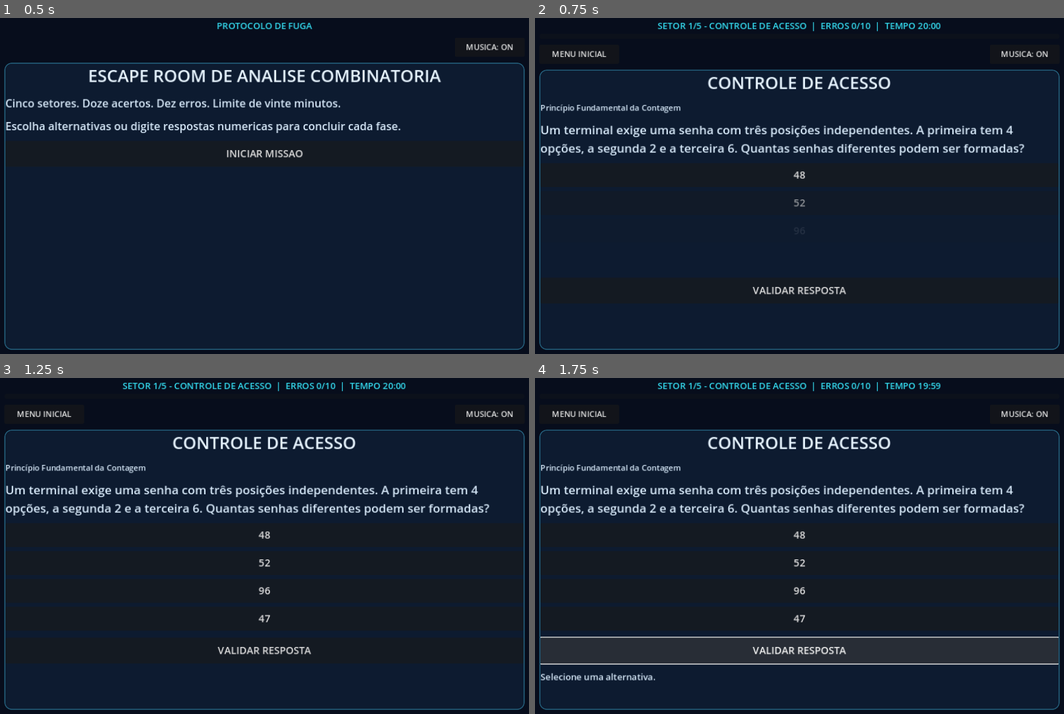
Above: before the commit, frames 1-4 (two rows, left to right).
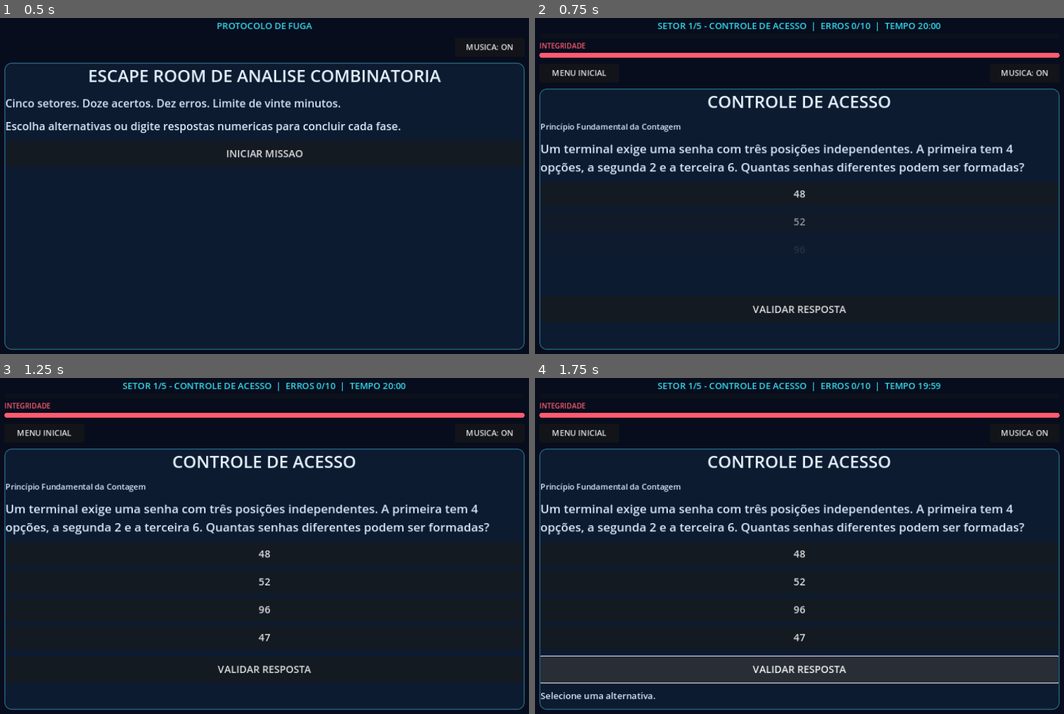
Above: after the commit, the same moments.

Repository: ettoremari/protocolo-de-fuga
Game: Godot game, scene res://main.tscn
Same seed, same stepped clock (60 frames per second), same inputs: the game is played once before the commit and once after it. Video files are missing from this copy of the repository; at most half a second of black plays in their place.
Inputs:
- Up to frame 1 (0.5 s): no input
- Up to frame 2 (0.75 s): click "INICIAR MISSAO" at 0.5 s
- Up to frame 3 (1.25 s): no input
- Up to frame 4 (1.75 s): click "VALIDAR RESPOSTA" at 1.25 s

Frame 1 is identical in both runs. In frame 2, 9.4% of the frame differs, in the area x 0-100%, y 7-88%; in frame 3, 9.5%; in frame 4, 18%, in the area x 0-100%, y 7-96%.

Commit message:
feat: add damage effect to integrity bar
Co-authored-by: copilot-swe-agent[bot] <198982749+Copilot@users.noreply.github.com>

Diff:
--- a/scripts/main.gd
+++ b/scripts/main.gd
@@ -28,6 +28,8 @@
 var header: VBoxContainer
 var status_label: Label
 var progress: ProgressBar
+var health_bar: ProgressBar
+var health_label: Label
 var panel: PanelContainer
 var content: VBoxContainer
 var scroll: ScrollContainer
@@ -113,6 +115,8 @@
 	phase_hits = 0
 	total_hits = 0
 	errors = 0
+	if health_bar:
+		health_bar.value = MAX_ERRORS
 	started_at_msec = 0
 	current = {}
 	selected_choice = -1
@@ -174,6 +178,35 @@
 	progress.show_percentage = false
 	progress.custom_minimum_size = Vector2(0, 10)
 	header.add_child(progress)
+
+	health_label = Label.new()
+	health_label.text = "INTEGRIDADE"
+	health_label.horizontal_alignment = HORIZONTAL_ALIGNMENT_LEFT
+	health_label.add_theme_font_size_override("font_size", 14)
+	health_label.add_theme_color_override("font_color", Color("#ff5b70"))
+	header.add_child(health_label)
+
+	health_bar = ProgressBar.new()
+	health_bar.min_value = 0
+	health_bar.max_value = MAX_ERRORS
+	health_bar.value = MAX_ERRORS
+	health_bar.show_percentage = false
+	health_bar.custom_minimum_size = Vector2(0, 10)
+	var health_background := StyleBoxFlat.new()
+	health_background.bg_color = Color("#25151d")
+	health_background.corner_radius_top_left = 5
+	health_background.corner_radius_top_right = 5
+	health_background.corner_radius_bottom_left = 5
+	health_background.corner_radius_bottom_right = 5
+	var health_fill := StyleBoxFlat.new()
+	health_fill.bg_color = Color("#ff5b70")
+	health_fill.corner_radius_top_left = 5
+	health_fill.corner_radius_top_right = 5
+	health_fill.corner_radius_bottom_left = 5
+	health_fill.corner_radius_bottom_right = 5
+	health_bar.add_theme_stylebox_override("background", health_background)
+	health_bar.add_theme_stylebox_override("fill", health_fill)
+	header.add_child(health_bar)
 
 	music_button = Button.new()
 	music_button.text = "MUSICA: ON"
@@ -302,6 +335,43 @@
 	feedback_overlay.modulate = Color(1, 1, 1, 0.22)
 	var tween := create_tween()
 	tween.tween_property(feedback_overlay, "modulate", Color(1, 1, 1, 0), 0.18).set_trans(Tween.TRANS_CUBIC).set_ease(Tween.EASE_OUT)
+
+
+func _animate_damage() -> void:
+	if health_bar == null:
+		return
+	health_label.text = "INTEGRIDADE - DANO"
+	var health_tween := create_tween()
+	health_tween.set_parallel(true)
+	health_tween.tween_property(
+		health_bar,
+		"value",
+		MAX_ERRORS - errors,
+		0.32,
+	).set_trans(Tween.TRANS_CUBIC).set_ease(Tween.EASE_OUT)
+	health_tween.tween_property(
+		health_bar,
+		"modulate",
+		Color("#ffb3bc"),
+		0.08,
+	)
+	health_tween.chain().tween_property(
+		health_bar,
+		"modulate",
+		Color.WHITE,
+		0.24,
+	)
+
+	var original_position := header.position
+	var shake_tween := create_tween()
+	shake_tween.tween_property(header, "position", original_position + Vector2(12, 0), 0.035)
+	shake_tween.tween_property(header, "position", original_position + Vector2(-10, 0), 0.035)
+	shake_tween.tween_property(header, "position", original_position + Vector2(7, 0), 0.035)
+	shake_tween.tween_property(header, "position", original_position, 0.06)
+
+	var label_tween := create_tween()
+	label_tween.tween_interval(0.5)
+	label_tween.tween_callback(func() -> void: health_label.text = "INTEGRIDADE")
 
 
 func _setup_music() -> void:
@@ -383,6 +453,8 @@
 	state = "start"
 	menu_button.visible = false
 	progress.visible = false
+	health_bar.visible = false
+	health_label.visible = false
 	top_row.visible = true
 	_clear_content()
 	status_label.text = "PROTOCOLO DE FUGA"
@@ -403,6 +475,8 @@
 	state = "playing"
 	menu_button.visible = true
 	progress.visible = true
+	health_bar.visible = true
+	health_label.visible = true
 	top_row.visible = true
 	_next_question()
 
@@ -537,6 +611,7 @@
 		showing_error = true
 		state = "show_error"
 		_animate_feedback(false)
+		_animate_damage()
 		feedback_label.text = "ACESSO NEGADO.\n\nRESOLUCAO:\n" + str(current["resolucao"])
 		action_button.text = "PROXIMA QUESTAO"
 		action_button.pressed.disconnect(_submit_answer)
@@ -572,6 +647,8 @@
 func _show_result(victory: bool) -> void:
 	menu_button.visible = false
 	progress.visible = false
+	health_bar.visible = false
+	health_label.visible = false
 	_clear_content()
 	state = "victory" if victory else "defeat"
 	_make_title("MISSAO CUMPRIDA" if victory else "CONEXAO PERDIDA")
